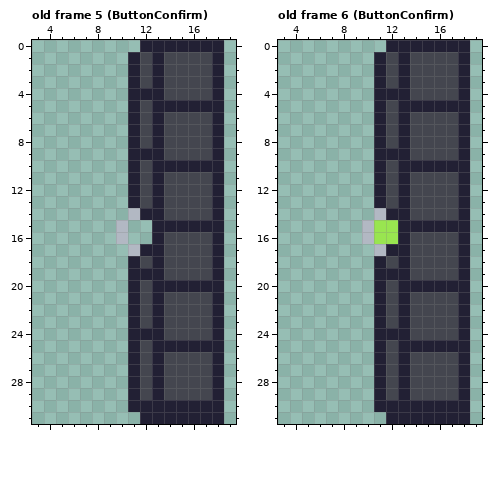
A pixel-art file gets an edit: assets/images/projects/door.aseprite. The first picture shows the starting point.
32x32 pixels, 27 frames. Shown: old frame 5 (ButtonConfirm): x 3..19, y 0..31; old frame 6 (ButtonConfirm): x 3..19, y 0..31. The commit also changed other frames, which this record leaves out.
And afterwards:
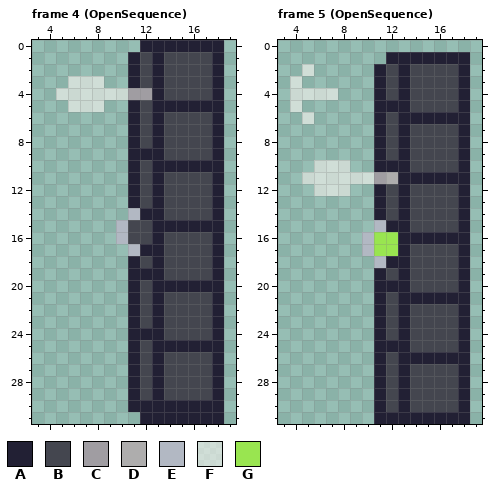
Palette (. is transparent): A #222034  B #44464f  C #a09da2  D #aeadad  E #b2b8c3  F #f9f5ef96  G #99e550
Difference:
{"change": "frames 27 -> 26"}
{"where": "frame 4 (OpenSequence) against old frame 5 (ButtonConfirm), layer \"VFX\""}
{"frame":4,"y":3,"x":6,"old":"...","new":"FFF"}
{"frame":4,"y":4,"x":5,"old":"......AA","new":"FFFFFFCC"}
{"frame":4,"y":5,"x":6,"old":"...","new":"FFF"}
{"frame":4,"y":15,"x":11,"old":"..","new":"BB"}
{"frame":4,"y":16,"x":11,"old":"..","new":"BB"}
{"where": "frame 5 (OpenSequence) against old frame 6 (ButtonConfirm), layers \"VFX\", \"Door\""}
{"frame":5,"y":0,"x":12,"old":"AAAAAAA","new":"......."}
{"frame":5,"y":1,"x":11,"old":"AB","new":".A"}
{"frame":5,"y":1,"x":14,"old":"BBBB","new":"AAAA"}
{"frame":5,"y":2,"x":5,"old":".","new":"F"}
{"frame":5,"y":3,"x":4,"old":".","new":"F"}
{"frame":5,"y":4,"x":4,"old":"....","new":"FFFF"}
{"frame":5,"y":4,"x":12,"old":"A","new":"B"}
{"frame":5,"y":5,"x":4,"old":".","new":"F"}
{"frame":5,"y":5,"x":12,"old":"B","new":"A"}
{"frame":5,"y":5,"x":14,"old":"AAAA","new":"BBBB"}
{"frame":5,"y":6,"x":5,"old":".","new":"F"}
{"frame":5,"y":6,"x":14,"old":"BBBB","new":"AAAA"}
{"frame":5,"y":9,"x":12,"old":"A","new":"B"}
{"frame":5,"y":10,"x":6,"old":"...","new":"FFF"}
{"frame":5,"y":10,"x":12,"old":"B","new":"A"}
{"frame":5,"y":10,"x":14,"old":"AAAA","new":"BBBB"}
{"frame":5,"y":11,"x":5,"old":"......AB","new":"FFFFFFCD"}
{"frame":5,"y":11,"x":14,"old":"BBBB","new":"AAAA"}
{"frame":5,"y":12,"x":6,"old":"...","new":"FFF"}
{"frame":5,"y":14,"x":11,"old":"EA","new":"AB"}
{"frame":5,"y":15,"x":10,"old":"EGG","new":".EA"}
{"frame":5,"y":15,"x":14,"old":"AAAA","new":"BBBB"}
{"frame":5,"y":16,"x":14,"old":"BBBB","new":"AAAA"}
{"frame":5,"y":17,"x":10,"old":".EA","new":"EGG"}
{"frame":5,"y":18,"x":11,"old":"AB","new":"EA"}
{"frame":5,"y":19,"x":12,"old":"A","new":"B"}
{"frame":5,"y":20,"x":12,"old":"B","new":"A"}
{"frame":5,"y":20,"x":14,"old":"AAAA","new":"BBBB"}
{"frame":5,"y":21,"x":14,"old":"BBBB","new":"AAAA"}
{"frame":5,"y":24,"x":12,"old":"A","new":"B"}
{"frame":5,"y":25,"x":12,"old":"B","new":"A"}
{"frame":5,"y":25,"x":14,"old":"AAAA","new":"BBBB"}
{"frame":5,"y":26,"x":14,"old":"BBBB","new":"AAAA"}
{"frame":5,"y":30,"x":12,"old":"A","new":"B"}
{"frame":5,"y":30,"x":14,"old":"AAAA","new":"BBBB"}
{"frame":5,"y":31,"x":11,"old":".","new":"A"}
